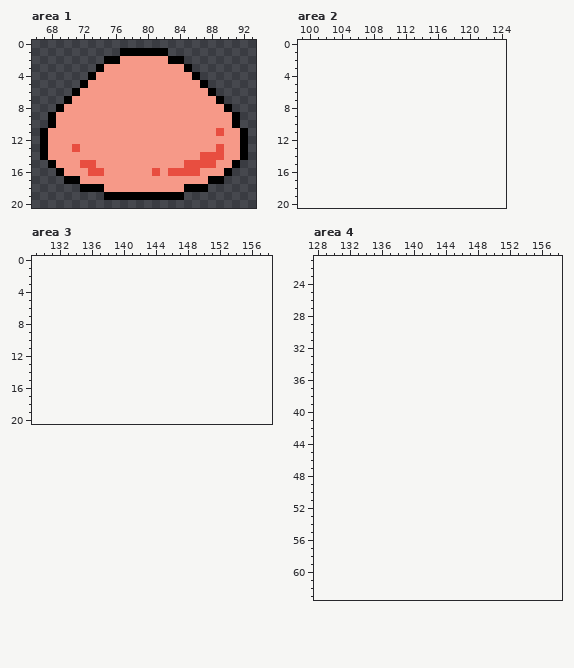
Pixel-art file: asesprite/body.aseprite. Above, as it was before the edit.
96x336 pixels, 1 frame. Shown: area 1: x 66..93, y 0..20; area 2: x 99..124, y 0..20; area 3: x 129..158, y 0..20; area 4: x 128..158, y 21..63. The old version is drawn lined up with the new one, on the new canvas. The commit also changed other parts of the picture, which this record leaves out.
The result:
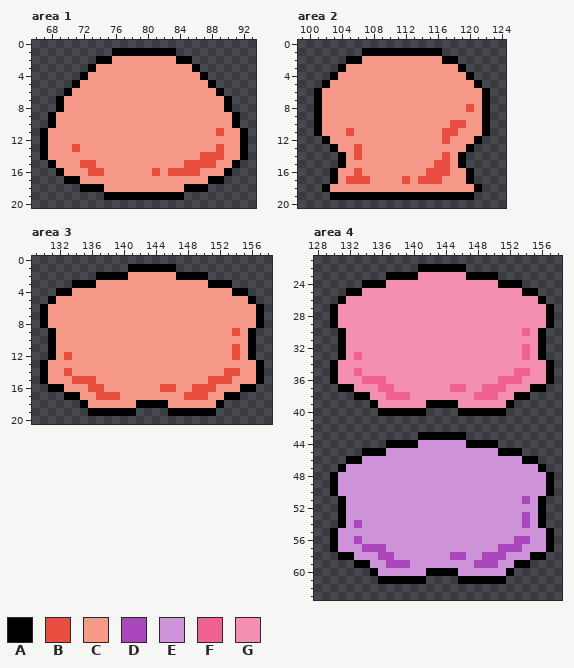
Palette (. is transparent): A #000000  B #e84e40  C #f69988  D #ab47bc  E #ce93d8  F #f06292  G #f48fb1
From old to new:
canvas 96x336 -> 160x336
--- area 1
@@ x 66..93 @@
  0 ............................
- 1 ...........AAAAAA...........
- 2 .........AACCCCCCAA.........
- 3 ........ACCCCCCCCCCA........
- 4 .......ACCCCCCCCCCCCA.......
- 5 ......ACCCCCCCCCCCCCCA......
- 6 .....ACCCCCCCCCCCCCCCCA.....
- 7 ....ACCCCCCCCCCCCCCCCCCA....
+ 1 ..........AAAAAAAA..........
+ 2 ........AACCCCCCCCAA........
+ 3 .......ACCCCCCCCCCCCA.......
+ 4 ......ACCCCCCCCCCCCCCA......
+ 5 .....ACCCCCCCCCCCCCCCCA.....
+ 6 ....ACCCCCCCCCCCCCCCCCCA....
+ 7 ...ACCCCCCCCCCCCCCCCCCCCA...
  8 ...ACCCCCCCCCCCCCCCCCCCCA...
--- area 2
@@ x 99..124 @@
  0 ..........................
- 1 ..........................
- 2 ..........................
- 3 ..........................
- 4 ..........................
- 5 ..........................
- 6 ..........................
- 7 ..........................
- 8 ..........................
- 9 ..........................
-10 ..........................
-11 ..........................
-12 ..........................
-13 ..........................
-14 ..........................
-15 ..........................
-16 ..........................
-17 ..........................
-18 ..........................
-19 ..........................
+ 1 ........AAAAAAAAAA........
+ 2 ......AACCCCCCCCCCAA......
+ 3 .....ACCCCCCCCCCCCCCA.....
+ 4 ....ACCCCCCCCCCCCCCCCA....
+ 5 ...ACCCCCCCCCCCCCCCCCCA...
+ 6 ..ACCCCCCCCCCCCCCCCCCCCA..
+ 7 ..ACCCCCCCCCCCCCCCCCCCCA..
+ 8 ..ACCCCCCCCCCCCCCCCCCBCA..
+ 9 ..ACCCCCCCCCCCCCCCCCCCCA..
+10 ..ACCCCCCCCCCCCCCCCBBCCA..
+11 ..ACCCBCCCCCCCCCCCBBCCCA..
+12 ...ACCCCCCCCCCCCCCBCCCA...
+13 ....ACCBCCCCCCCCCCCCCA....
+14 .....ACBCCCCCCCCCCBCA.....
+15 .....ACCCCCCCCCCCBBCA.....
+16 ....ACCBCCCCCCCCBBBCCA....
+17 ....ACBBBCCCCBCBBBCCCA....
+18 ...ACCCCCCCCCCCCCCCCCCA...
+19 ....AAAAAAAAAAAAAAAAAA....
 20 ..........................
--- area 3
@@ x 129..158 @@
  0 ..............................
- 1 ..............................
- 2 ..............................
- 3 ..............................
- 4 ..............................
- 5 ..............................
- 6 ..............................
- 7 ..............................
- 8 ..............................
- 9 ..............................
-10 ..............................
-11 ..............................
-12 ..............................
-13 ..............................
-14 ..............................
-15 ..............................
-16 ..............................
-17 ..............................
-18 ..............................
-19 ..............................
+ 1 ............AAAAAA............
+ 2 ........AAAACCCCCCAAAA........
+ 3 .....AAACCCCCCCCCCCCCCAAA.....
+ 4 ...AACCCCCCCCCCCCCCCCCCCCAA...
+ 5 ..ACCCCCCCCCCCCCCCCCCCCCCCCA..
+ 6 .ACCCCCCCCCCCCCCCCCCCCCCCCCCA.
+ 7 .ACCCCCCCCCCCCCCCCCCCCCCCCCCA.
+ 8 .ACCCCCCCCCCCCCCCCCCCCCCCCCCA.
+ 9 ..ACCCCCCCCCCCCCCCCCCCCCCBCA..
+10 ..ACCCCCCCCCCCCCCCCCCCCCCCCA..
+11 ..ACCCCCCCCCCCCCCCCCCCCCCBCA..
+12 ..ACBCCCCCCCCCCCCCCCCCCCCBCA..
+13 .ACCCCCCCCCCCCCCCCCCCCCCCCCCA.
+14 .ACCBCCCCCCCCCCCCCCCCCCCBBCCA.
+15 .ACCCBBBCCCCCCCCCCCCCCBBBCCCA.
+16 ..AACCCBBCCCCCCCBBCCBBBCCCAA..
+17 ....AACCBBBCCCCCCCCBBBCCAA....
+18 ......ACCCCCCAAAACCCCCCA......
+19 .......AAAAAA....AAAAAA.......
 20 ..............................
--- area 4
@@ x 128..158 @@
 21 ...............................
-22 ...............................
-23 ...............................
-24 ...............................
-25 ...............................
-26 ...............................
-27 ...............................
-28 ...............................
-29 ...............................
-30 ...............................
-31 ...............................
-32 ...............................
-33 ...............................
-34 ...............................
-35 ...............................
-36 ...............................
-37 ...............................
-38 ...............................
-39 ...............................
-40 ...............................
+22 .............AAAAAA............
+23 .........AAAAGGGGGGAAAA........
+24 ......AAAGGGGGGGGGGGGGGAAA.....
+25 ....AAGGGGGGGGGGGGGGGGGGGGAA...
+26 ...AGGGGGGGGGGGGGGGGGGGGGGGGA..
+27 ..AGGGGGGGGGGGGGGGGGGGGGGGGGGA.
+28 ..AGGGGGGGGGGGGGGGGGGGGGGGGGGA.
+29 ..AGGGGGGGGGGGGGGGGGGGGGGGGGGA.
+30 ...AGGGGGGGGGGGGGGGGGGGGGGFGA..
+31 ...AGGGGGGGGGGGGGGGGGGGGGGGGA..
+32 ...AGGGGGGGGGGGGGGGGGGGGGGFGA..
+33 ...AGFGGGGGGGGGGGGGGGGGGGGFGA..
+34 ..AGGGGGGGGGGGGGGGGGGGGGGGGGGA.
+35 ..AGGFGGGGGGGGGGGGGGGGGGGFFGGA.
+36 ..AGGGFFFGGGGGGGGGGGGGGFFFGGGA.
+37 ...AAGGGFFGGGGGGGFFGGFFFGGGAA..
+38 .....AAGGFFFGGGGGGGGFFFGGAA....
+39 .......AGGGGGGAAAAGGGGGGA......
+40 ........AAAAAA....AAAAAA.......
 41 ...............................
 42 ...............................
-43 ...............................
-44 ...............................
-45 ...............................
-46 ...............................
-47 ...............................
-48 ...............................
-49 ...............................
-50 ...............................
-51 ...............................
-52 ...............................
-53 ...............................
-54 ...............................
-55 ...............................
-56 ...............................
-57 ...............................
-58 ...............................
-59 ...............................
-60 ...............................
-61 ...............................
+43 .............AAAAAA............
+44 .........AAAAEEEEEEAAAA........
+45 ......AAAEEEEEEEEEEEEEEAAA.....
+46 ....AAEEEEEEEEEEEEEEEEEEEEAA...
+47 ...AEEEEEEEEEEEEEEEEEEEEEEEEA..
+48 ..AEEEEEEEEEEEEEEEEEEEEEEEEEEA.
+49 ..AEEEEEEEEEEEEEEEEEEEEEEEEEEA.
+50 ..AEEEEEEEEEEEEEEEEEEEEEEEEEEA.
+51 ...AEEEEEEEEEEEEEEEEEEEEEEDEA..
+52 ...AEEEEEEEEEEEEEEEEEEEEEEEEA..
+53 ...AEEEEEEEEEEEEEEEEEEEEEEDEA..
+54 ...AEDEEEEEEEEEEEEEEEEEEEEDEA..
+55 ..AEEEEEEEEEEEEEEEEEEEEEEEEEEA.
+56 ..AEEDEEEEEEEEEEEEEEEEEEEDDEEA.
+57 ..AEEEDDDEEEEEEEEEEEEEEDDDEEEA.
+58 ...AAEEEDDEEEEEEEDDEEDDDEEEAA..
+59 .....AAEEDDDEEEEEEEEDDDEEAA....
+60 .......AEEEEEEAAAAEEEEEEA......
+61 ........AAAAAA....AAAAAA.......
 62 ...............................
Changed places in both pictures, as pixel boxes (x1, y1, x2, y2):
changed: (56, 48, 120, 104)
changed: (168, 48, 232, 104)
added: (314, 48, 490, 200)
added: (40, 264, 264, 416)
added: (330, 264, 554, 584)
